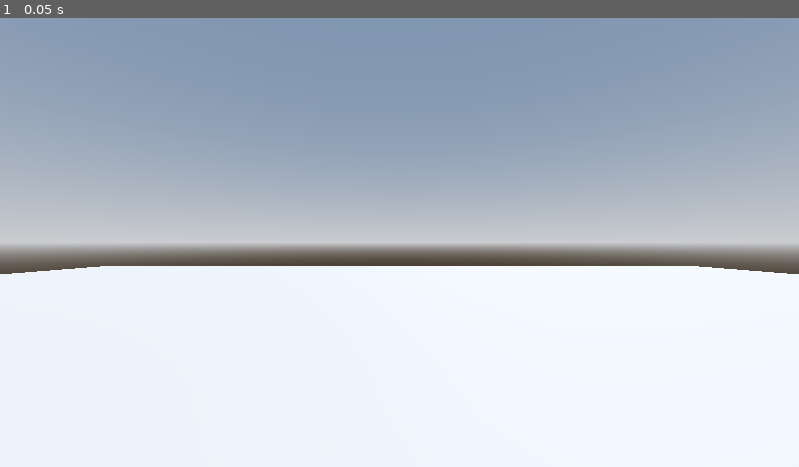
Above: before the commit, frame 1.
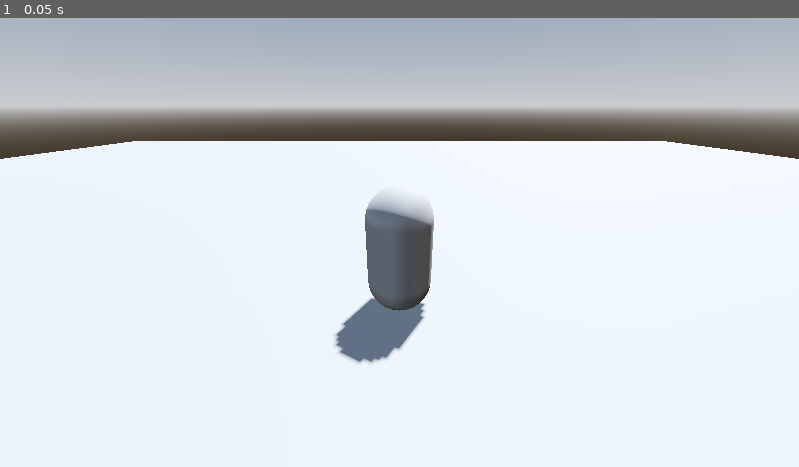
Above: after the commit, the same moment.

Repository: CafCat49/3d-rpg
Game: Godot game, scene res://Levels/level.tscn
Two runs of this game, one before a commit and one after it. Both use one fixed random seed, a clock stepped at 60 frames per second and the inputs below.
Inputs:
- Up to frame 1 (0.05 s): no input

The runs differ from the first frame. In frame 1, 57% of the frame differs, in the area x 0-100%, y 0-78%.

Commit message:
Player setup

Diff:
--- a/Levels/level.tscn
+++ b/Levels/level.tscn
@@ -1,4 +1,6 @@
-[gd_scene load_steps=4 format=3 uid="uid://bmiq1d5rcl2n3"]
+[gd_scene load_steps=5 format=3 uid="uid://bmiq1d5rcl2n3"]
+
+[ext_resource type="PackedScene" uid="uid://dc050cjfq6j4r" path="res://Player/player.tscn" id="1_s41d2"]
 
 [sub_resource type="ProceduralSkyMaterial" id="ProceduralSkyMaterial_5xgho"]
 sky_horizon_color = Color(0.66224277, 0.6717428, 0.6867428, 1)
@@ -22,9 +24,9 @@
 transform = Transform3D(-0.8660254, -0.43301278, 0.25, 0, 0.49999997, 0.86602545, -0.50000006, 0.75, -0.43301266, 0, 0, 0)
 shadow_enabled = true
 
-[node name="Camera3D" type="Camera3D" parent="."]
-transform = Transform3D(1, 0, 0, 0, 1, 0, 0, 0, 1, 0, 2, 0)
-
 [node name="CSGBox3D" type="CSGBox3D" parent="."]
 transform = Transform3D(1, 0, 0, 0, 1, 0, 0, 0, 1, 0, -0.5, 0)
 size = Vector3(50, 1, 50)
+
+[node name="Player" parent="." instance=ExtResource("1_s41d2")]
+transform = Transform3D(1, 0, 0, 0, 1, 0, 0, 0, 1, 0, 1, 0)
--- /dev/null
+++ b/Player/player.tscn
@@ -0,0 +1,16 @@
+[gd_scene load_steps=3 format=3 uid="uid://dc050cjfq6j4r"]
+
+[sub_resource type="CapsuleShape3D" id="CapsuleShape3D_hvfyp"]
+
+[sub_resource type="CapsuleMesh" id="CapsuleMesh_l8h54"]
+
+[node name="Player" type="CharacterBody3D"]
+
+[node name="CollisionShape3D" type="CollisionShape3D" parent="."]
+shape = SubResource("CapsuleShape3D_hvfyp")
+
+[node name="MeshInstance3D" type="MeshInstance3D" parent="."]
+mesh = SubResource("CapsuleMesh_l8h54")
+
+[node name="Camera3D" type="Camera3D" parent="."]
+transform = Transform3D(1, 0, 0, 0, 0.90630776, 0.42261827, 0, -0.42261827, 0.90630776, 0, 2, 4)
